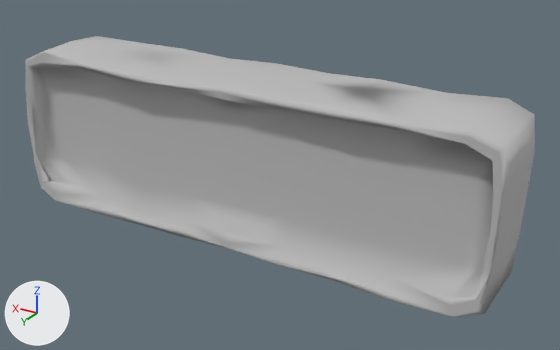
Renders of the OBJ model Assets/prefabs/UI_3d/tutorial_button_obj.obj from each side of a commit.
Before and after are seen from a 50 mm lens placed at (-16.5, 25.3, 12.1), pointed at (-1.2, -0.3, -0.7). Every picture has the same lights, and +X, +Y and +Z are marked at lower left. Where no turn or scale is listed for an object, it has been applied to the vertices. Vertices at the same position are counted once.

Names of what the first picture shows: 'tutorial_button_obj'.
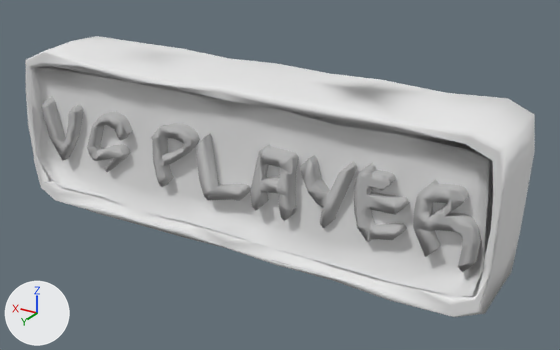
Where the change shows, as pixel boxes [x1, y1, x2, y2] in the pictures (560 x 350 px):
'tutorial_button_obj', reshaped
    before: [25, 36, 535, 317]
    after: [26, 36, 535, 317]
part 1 of me_tutorial_button_obj, built on
    after: [36, 68, 489, 296]
part 2 of me_tutorial_button_obj, recoloured (grey to white)
    before: [25, 36, 535, 317]
    after: [26, 36, 535, 317]

Diff of the bpy script that builds the scene:
```diff
--- a/Assets/prefabs/UI_3d/tutorial_button_obj.obj.py
+++ b/Assets/prefabs/UI_3d/tutorial_button_obj.obj.py
@@ mat_tutorial_button_obj_initialshadinggroup @@
+mat_tutorial_button_obj_initialshadinggroup = principled_material('tutorial_button_obj:initialShadingGroup')
+mat_tutorial_button_obj_initialshadinggroup.base_color = (0.8, 0.8, 0.8)  # white #e7e7e7
+mat_tutorial_button_obj_initialshadinggroup.roughness = 1.0
@@ me_tutorial_button_obj @@
 # used by ob_tutorial_button_obj; location = (0.0, 0.0, 0.0)
-me_tutorial_button_obj.from_pydata(...)  # 1381 vertices, 2025 faces; spans x -11.0..11.0, y -2.3..2.3, z -3.7..3.7
+me_tutorial_button_obj.from_pydata(...)  # 2330 vertices, 3494 faces; spans x -11.0..11.0, y -2.3..2.3, z -3.7..3.7
+# me_tutorial_button_obj part 1: 15 vertices moved within x -6.1..7.9, y -1.7..-1.0, z -1.4..1.0; 16 vertices removed from x -6.1..7.9, y -1.7..-1.0, z -1.3..1.1; 965 vertices added at x -10.5..10.6, y -1.7..2.0, z -3.0..3.0
+# me_tutorial_button_obj part 2: 1757 faces spanning x -11.0..11.0, y -2.3..2.3, z -3.7..3.7 switch from mat_initialshadinggroup (grey #bcbcbc) to mat_tutorial_button_obj_initialshadinggroup (white #e7e7e7)
```
